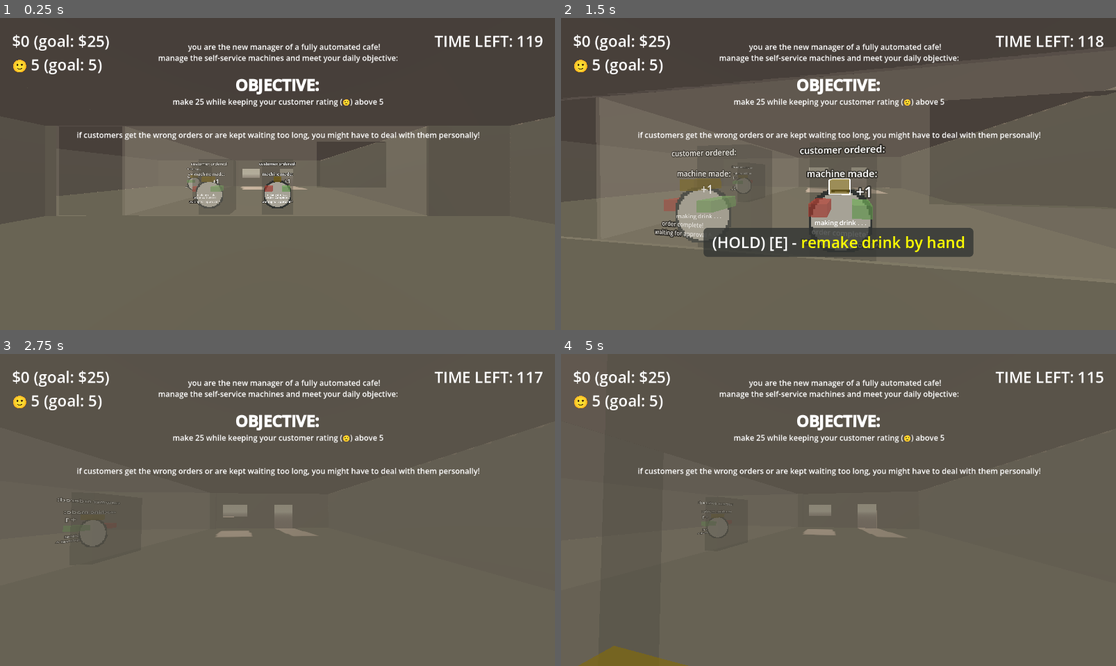
Above: before the commit, frames 1-4 (two rows, left to right).
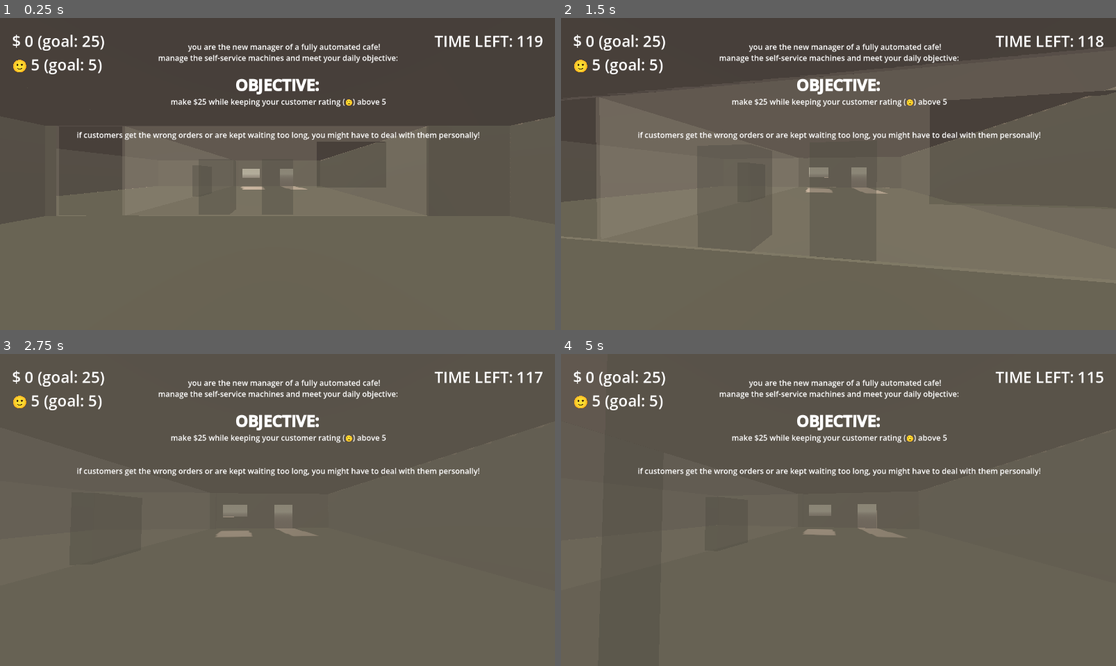
Above: after the commit, the same moments.

Repository: Sunday-Studio-Team/cafe
Game: Godot game, scene res://main.tscn
Two runs of this game, one before a commit and one after it. Both use one fixed random seed, a clock stepped at 60 frames per second and the inputs below.
Inputs (mouse positions are in pixels of both pictures, inside the frame that each line leads up to):
- Up to frame 1 (0.25 s): no input
- Up to frame 2 (1.5 s): tap Enter at 0.5 s; move the mouse to (866, 174) at 0.52 s; hold E (interact) 0.53-1.28 s; hold W (move_forward) from 0.53 s (still down); move the mouse to (810, 174) at 1.27 s; tap I at 1.35 s
- Up to frame 3 (2.75 s): keep holding W (move_forward); move the mouse to (288, 503) at 2.02 s; hold E (interact) from 2.03 s (still down)
- Up to frame 4 (5 s): keep holding W (move_forward); tap Space at 2.75 s; move the mouse to (832, 516) at 2.77 s; release E (interact) at 2.78 s; tap I at 2.85, 4.35 s; tap Enter at 3.5 s; move the mouse to (877, 513) at 3.52 s; hold E (interact) 3.53-4.28 s; move the mouse to (794, 506) at 4.27 s

The runs differ from the first frame. In frame 1, 1.9% of the frame differs, in the area x 3-70%, y 5-62%; in frame 2, 9.3%, in the area x 3-75%, y 5-77%; in frame 3, 1.0%; in frame 4, 1.6%.
Error before the commit: Parse Error: Identifier "_on_customer_wait_timeout" not declared in the current scope. (res://machine.gd:25)

Commit message:
Revert "Merge branch 'main' into Minigames"
This reverts commit fe8e4f17269b5184e0b23369b86f39d3965a3120, reversing
changes made to b7b8ffd3dfd49e8fce735a2d2409a21743d6baca.

Diff:
--- a/godot/global.gd
+++ b/godot/global.gd
@@ -30,9 +30,3 @@
 			resources.append(ResourceLoader.load(folder_path.path_join(file_name)) as Resource)
 
 	return resources
-
-
-## takes a float, converts it to a string formatted like a price in USD
-## [br]e.g. 1.5 -> "$1.50", 10.0 -> "$10"
-func float_to_price(number: float) -> String:
-	return ("$%.2f" % number).trim_suffix(".00")
--- a/godot/machine.gd
+++ b/godot/machine.gd
@@ -95,7 +95,7 @@
 			drink_score -= 1
 
 	score_label.modulate = Color.GREEN
-	score_label.text = Global.float_to_price(completed_order.price)
+	score_label.text = "+$3"
 
 	score_label.show()
 
@@ -164,12 +164,10 @@
 	final_order_indicator.text = "you made: " + completed_order.name
 	score_drink()
 	Events.order_completed.emit(customer)
-	customer.timer.stop()
-	waiting_for_response = false
-	score_label.hide()
-	drink_customer_score_label.hide()
-	await get_tree().create_timer(1, false).timeout
-	_on_accept_button_presssed()
+
+
+func _on_customer_wait_timeout() -> void:
+	customer = null
 
 
 func _on_breakdown_timer_timeout() -> void:
--- a/godot/ui.gd
+++ b/godot/ui.gd
@@ -17,7 +17,7 @@
 	objective.text = (
 		"
 		you are the new manager of a fully automated cafe! \n manage the self-service machines and meet your daily objective:
-		\n [b]OBJECTIVE:[/b] \n make %s while keeping your customer rating (🙂) above %s
+		\n [b]OBJECTIVE:[/b] \n make $%s while keeping your customer rating (🙂) above %s
 		\n \n if customers get the wrong orders or are kept waiting too long, you might have to deal with them personally!
 		"
 		% [Global.goal_profit, Global.goal_customer_score]
@@ -28,10 +28,7 @@
 
 
 func _physics_process(_delta: float) -> void:
-	profit_label.text = (
-		Global.float_to_price(Global.profit_score)
-		+ " (goal: %s)" % Global.float_to_price(Global.goal_profit)
-	)
+	profit_label.text = "$ " + str(Global.profit_score) + " (goal: %s)" % Global.goal_profit
 	customer_happiness_label.text = "🙂 " + str(Global.customer_score) + " (goal: %s)" % Global.goal_customer_score
 	time_left_label.text = "TIME LEFT: " + str(int(game_timer.time_left))
 
